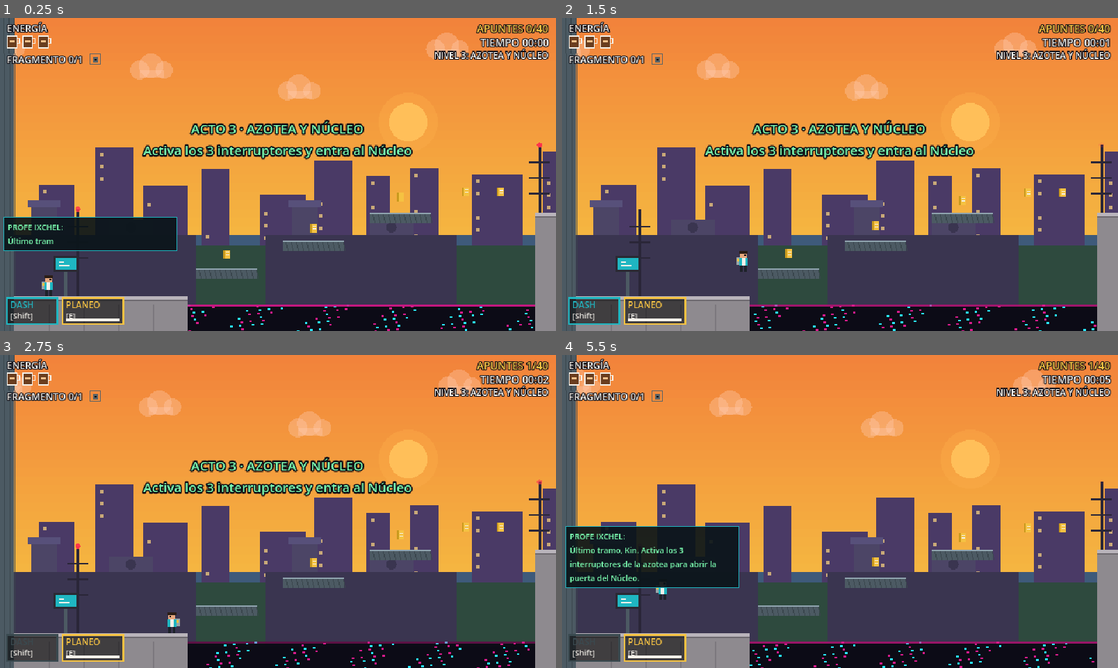
Above: before the commit, frames 1-4 (two rows, left to right).
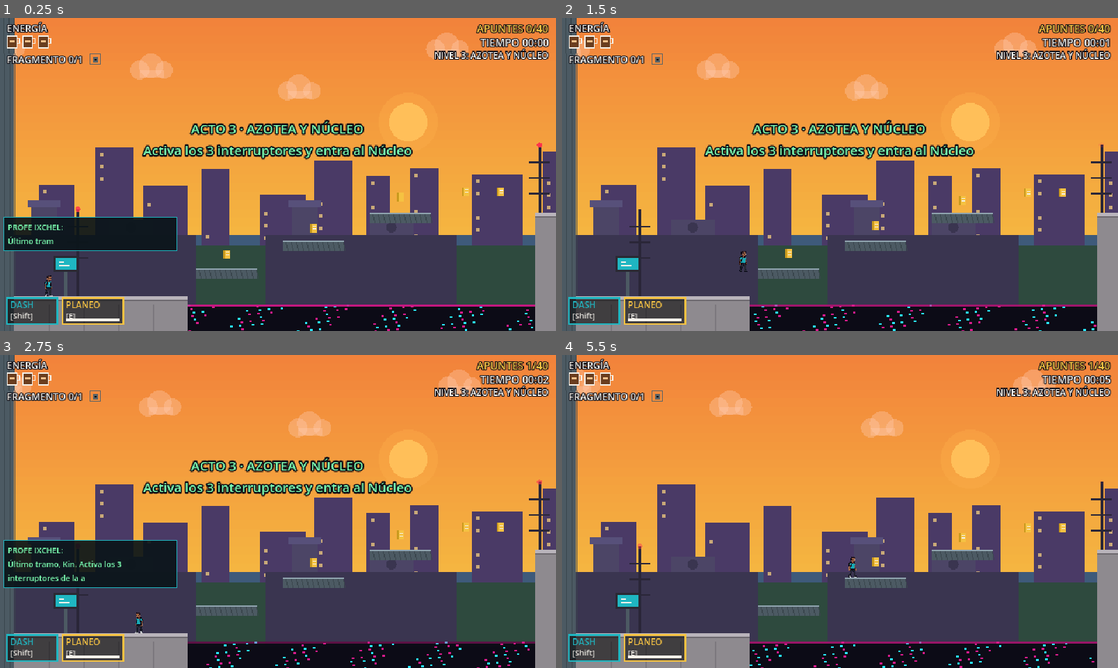
Above: after the commit, the same moments.

Repository: GustavoGama6/juego_campus404
Game: Godot game, scene res://niveles/nivel_3_azotea.tscn
The game is run twice, just before and just after one commit, with the same random seed, the same clock (stepped at 60 frames per second) and the same inputs. This scene is started directly instead of the project's main scene.
Inputs (mouse positions are in pixels of both pictures, inside the frame that each line leads up to):
- Up to frame 1 (0.25 s): no input
- Up to frame 2 (1.5 s): tap Enter (ui_accept) at 0.5 s; move the mouse to (962, 158) at 0.52 s; hold Space (saltar) 0.53-1.28 s; hold D (derecha) from 0.53 s (still down); tap Shift (dash) at 0.6 s; click (962, 158) at 0.67 s; move the mouse to (728, 190) at 1.27 s; tap Space (saltar) at 1.35 s
- Up to frame 3 (2.75 s): tap Space (saltar) at 1.52, 1.82 s; tap Shift (dash) at 1.55, 2.1 s; move the mouse to (333, 442) at 2.02 s; release D (derecha) at 2.03 s; hold A (izquierda) from 2.03 s (still down); hold Space (saltar) from 2.03 s (still down)
- Up to frame 4 (5.5 s): move the mouse to (812, 574) at 2.77 s; release A (izquierda) at 2.78 s; release Space (saltar) at 2.78 s; hold D (derecha) 2.78-4.28 s; tap E (interactuar) at 2.85 s; click (812, 574) at 2.92 s; tap Space (saltar) at 3.02, 3.32, 4.52, 4.82 s; tap Shift (dash) at 3.05, 4.55, 5.1 s; move the mouse to (1006, 558) at 3.52 s; hold Space (saltar) 3.53-4.28 s; tap F (lanzar) at 3.6 s; move the mouse to (673, 464) at 4.27 s; hold A (izquierda) 4.28-5.03 s; tap P at 4.35 s; move the mouse to (867, 511) at 5.02 s; hold D (derecha) from 5.03 s (still down); hold Space (saltar) from 5.03 s (still down); click (867, 511) at 5.17 s

The runs differ from the first frame. In frame 1, less than 0.1% of the frame differs, in the area x 7-10%, y 82-89%; in frame 2, less than 0.1%; in frame 3, 5.2%; in frame 4, 6.5%, in the area x 0-54%, y 54-98%.

Commit message:
Ajusta plataformas de azotea, limita el dash y actualiza sprite del jugador

Diff:
--- a/jugador/yeshua.gd
+++ b/jugador/yeshua.gd
@@ -34,6 +34,7 @@
 # --- Dash (Shift) ---
 @export var velocidad_dash: float = 320.0        # 320 px/s durante 0.2 s = 64 px
 @export var duracion_dash: float = 0.2
+@export var recarga_dash: float = 0.8 # espera después del dash, además de tocar suelo
 
 # --- Planeo (E en el aire; se queda activo, E otra vez cancela) ---
 @export var duracion_planeo: float = 5.0
@@ -79,6 +80,7 @@
 var saltos_aire_usados: int = 0
 
 var dash_tiempo: float = 0.0
+var dash_recarga_restante: float = 0.0
 var dash_disponible: bool = true
 var dash_direccion: float = 1.0
 
@@ -120,11 +122,20 @@
 			camara = hijo
 	if arte == null:
 		arte = ARTE.poner(self, "jugador")
+		if arte is Sprite2D:
+			# Región del personaje en jugador.png; conserva el original con sus márgenes.
+			# La altura visible coincide con la colisión de 24 px y los pies con el origen.
+			arte.region_enabled = true
+			arte.region_rect = Rect2(96, 68, 211, 499)
+			arte.offset = Vector2(0, -499.0 / 2.0)
+			arte.scale = Vector2.ONE * (24.0 / 499.0)
+			arte.texture_filter = CanvasItem.TEXTURE_FILTER_NEAREST
 
 # ================= FÍSICA =================
 func _physics_process(delta: float) -> void:
 	queue_redraw()
 	invulnerable = maxf(invulnerable - delta, 0.0)
+	dash_recarga_restante = maxf(dash_recarga_restante - delta, 0.0)
 	_actualizar_temblor(delta)
 
 	# Un instante quieto después de regresar de una trampa
@@ -151,7 +162,8 @@
 		timer_coyote = 0.1
 		saltos_pared_usados = 0
 		saltos_aire_usados = 0
-		dash_disponible = true
+		if dash_tiempo <= 0.0:
+			dash_disponible = true
 		_terminar_planeo()
 		if not en_piso_antes:
 			Sonido.sfx("aterrizar")
@@ -189,8 +201,9 @@
 		_lanzar_comida()
 
 	# --- Dash ---
-	if dash_habilitado and dash_disponible and dash_tiempo <= 0.0 and Input.is_action_just_pressed("dash"):
+	if dash_habilitado and dash_disponible and dash_tiempo <= 0.0 and dash_recarga_restante <= 0.0 and Input.is_action_just_pressed("dash"):
 		dash_tiempo = duracion_dash
+		dash_recarga_restante = duracion_dash + recarga_dash
 		dash_disponible = false
 		dash_direccion = dir if dir != 0.0 else (1.0 if mirando_derecha else -1.0)
 		mirando_derecha = dash_direccion > 0.0
@@ -409,6 +422,8 @@
 	global_position = punto_seguro
 	planeando = false
 	dash_tiempo = 0.0
+	dash_recarga_restante = 0.0
+	dash_disponible = true
 	saltos_pared_usados = 0
 	timer_buffer = 0.0
 	invulnerable = maxf(invulnerable, tiempo_invulnerable)
@@ -431,6 +446,8 @@
 	invulnerable = 1.0
 	planeando = false
 	dash_tiempo = 0.0
+	dash_recarga_restante = 0.0
+	dash_disponible = true
 	saltos_pared_usados = 0
 	saltos_aire_usados = 0
 	timer_buffer = 0.0
@@ -446,7 +463,6 @@
 func rebotar(fuerza: float = -240.0) -> void:
 	velocity.y = fuerza
 	timer_coyote = 0.0
-	dash_disponible = true
 
 func empujar_viento(fuerza: float) -> void:
 	viento = maxf(viento, fuerza * (1.25 if planeando else 1.0))
--- a/niveles/nivel_3_azotea.gd
+++ b/niveles/nivel_3_azotea.gd
@@ -51,23 +51,22 @@
 	apunte(560, 200)
 
 	# ------------------------------------------------------------------
-	# PANTALLAS 2 y 3: campo de paneles solares basculantes
+	# PANTALLAS 2 y 3: paneles giratorios, separados por 48 px
 	# ------------------------------------------------------------------
 	bloque(600, 224, 300, 136, "azotea")                            # techo A (600 a 900)
-	farola(700, 224, "Los paneles solares se inclinan hacia donde pisas. ¡Sigue avanzando sin detenerte!", 1.0)
+	farola(700, 224, "Tu peso controla los paneles: pisa el lado contrario para frenar o invertir el giro y vuelve al centro para equilibrarlos. El dash necesita tocar suelo y recargar 0.8 segundos.", 1.0)
 	vacio(900, 330, 560)
 	panel_solar(920, 232)
-	panel_solar(1010, 224)
-	panel_solar(1100, 232)
-	panel_solar(1190, 224)
-	panel_solar(1280, 232)
-	panel_solar(1370, 224)
+	panel_solar(1032, 224)
+	panel_solar(1144, 232)
+	panel_solar(1256, 224)
+	panel_solar(1368, 232)
 	apunte(952, 212)
-	apunte(1042, 204)
-	apunte(1132, 212)
-	apunte(1222, 204)
-	apunte(1312, 212)
-	apunte(1402, 204)
+	apunte(1064, 204)
+	apunte(1176, 212)
+	apunte(1232, 200)
+	apunte(1288, 204)
+	apunte(1400, 212)
 	bloque(1460, 224, 540, 136, "azotea")                           # techo B (1460 a 2000)
 	apunte(1520, 208)
 	apunte(1580, 208)
--- a/objetos/panel_solar.gd
+++ b/objetos/panel_solar.gd
@@ -1,18 +1,27 @@
-extends StaticBody2D
-# PANEL SOLAR BASCULANTE: se inclina hacia el lado donde está Kin y lo hace
-# resbalar hacia el extremo bajo. ¡Sigue avanzando! La posición es el centro.
+extends AnimatableBody2D
+# PANEL SOLAR GIRATORIO: el peso determina el sentido y la velocidad del giro.
+# El peso y los aterrizajes alteran el giro, con amortiguación y velocidad limitada.
+# La superficie y el dibujo giran juntos. La posición es el centro.
 # Arte: res://arte/panel_solar.png
 
 const ARTE := preload("res://objetos/arte.gd")
 
 var tamano: Vector2 = Vector2(64, 8)
-var fuerza_resbalon: float = 75.0
+@export var sensibilidad_peso: float = 160.0 # aceleración angular máxima, grados/s²
+@export var impulso_aterrizaje: float = 35.0 # cambio máximo de velocidad, grados/s
+@export var amortiguacion: float = 0.5
+@export var friccion_libre: float = 0.2 # conserva inercia al saltar fuera
+@export var zona_centro: float = 0.12 # franja alrededor del pivote para equilibrarse
+@export var velocidad_maxima: float = 80.0 # grados/s, también en Extraordinario
+var velocidad_angular: float = 0.0
+var jugador_encima: bool = false
+var ultima_caida: float = 0.0
 var angulo: float = 0.0
+var activado: bool = false
 var arte: Node2D = null
 
 func _ready() -> void:
-	if Juego.extraordinario():
-		fuerza_resbalon = 105.0   # se inclinan más rápido
+	sync_to_physics = true
 	var c := CollisionShape2D.new()
 	var f := RectangleShape2D.new()
 	f.size = tamano
@@ -22,25 +31,51 @@
 	ARTE.ajustar(arte, tamano)
 
 func _physics_process(delta: float) -> void:
-	var objetivo: float = 0.0
-	var j = get_tree().get_first_node_in_group("jugador")
+	var j = get_tree().get_first_node_in_group("jugador") as CharacterBody2D
+	var apoyado := false
 	if j and j.is_on_floor():
-		var d: Vector2 = j.global_position - global_position
-		if absf(d.x) < tamano.x / 2.0 + 6.0 and absf(d.y + tamano.y / 2.0) < 3.0:
-			var lado: float = 1.0 if d.x >= 0.0 else -1.0
-			objetivo = lado * 0.21
-			j.call("empujar_lateral", lado * fuerza_resbalon)
-	angulo = move_toward(angulo, objetivo, delta * 1.5)
-	if arte:
-		arte.rotation = angulo
-	queue_redraw()
+		for i in range(j.get_slide_collision_count()):
+			var contacto := j.get_slide_collision(i)
+			if contacto.get_collider() == self and contacto.get_normal().dot(Vector2.UP) > 0.7:
+				apoyado = true
+				break
+	var aceleracion_peso := 0.0
+	if apoyado:
+		if not activado:
+			activado = true
+		# El brazo horizontal respecto al pivote hace bajar el lado que soporta el peso.
+		# En el centro el efecto es mínimo; en los extremos alcanza la sensibilidad máxima.
+		var brazo := clampf((j.global_position.x - global_position.x) / (tamano.x * 0.5), -1.0, 1.0)
+		# Una pequeña zona neutra permite detener la placa sin oscilaciones por ruido.
+		if absf(brazo) < zona_centro:
+			brazo = 0.0
+		aceleracion_peso = brazo * sensibilidad_peso
+		if not jugador_encima:
+			# Aplicar el golpe solo al aterrizar, usando la caída del fotograma anterior:
+			# move_and_slide ya puede haber anulado la velocidad vertical del jugador.
+			var intensidad := clampf(ultima_caida / 400.0, 0.0, 1.0)
+			velocidad_angular += brazo * impulso_aterrizaje * intensidad
+	jugador_encima = apoyado
+	ultima_caida = maxf(j.velocity.y, 0.0) if j else 0.0
+	if not activado:
+		return
+	# Sin motor de giro: el peso puede frenar, detener e invertir la plataforma.
+	# Al salir, conservar el sentido adquirido y perder velocidad por fricción.
+	var rozamiento := maxf(amortiguacion if apoyado else friccion_libre, 0.01)
+	var factor := exp(-rozamiento * delta)
+	var objetivo := aceleracion_peso / rozamiento
+	velocidad_angular = objetivo + (velocidad_angular - objetivo) * factor
+	if aceleracion_peso == 0.0 and absf(velocidad_angular) < 0.5:
+		velocidad_angular = 0.0
+	velocidad_angular = clampf(velocidad_angular, -velocidad_maxima, velocidad_maxima)
+	angulo = fposmod(angulo + deg_to_rad(velocidad_angular) * delta, TAU)
+	rotation = angulo
 
 func _draw() -> void:
 	# Soporte
 	draw_rect(Rect2(-3, tamano.y / 2.0, 6, 14), Color("#4C5A63"))
 	if arte:
 		return
-	draw_set_transform(Vector2.ZERO, angulo, Vector2.ONE)
 	var r := Rect2(-tamano / 2.0, tamano)
 	draw_rect(r, Color("#1E3A5F"))
 	var x: float = r.position.x + 8.0
@@ -49,4 +84,3 @@
 		x += 8.0
 	draw_rect(Rect2(r.position, Vector2(r.size.x, 1)), Color("#BFE3FF"))
 	draw_rect(r, Color("#9AA5A8"), false, 1.0)
-	draw_set_transform(Vector2.ZERO, 0.0, Vector2.ONE)
Binary file added: arte/jugador.png
Not shown, added: arte/jugador.png.import
